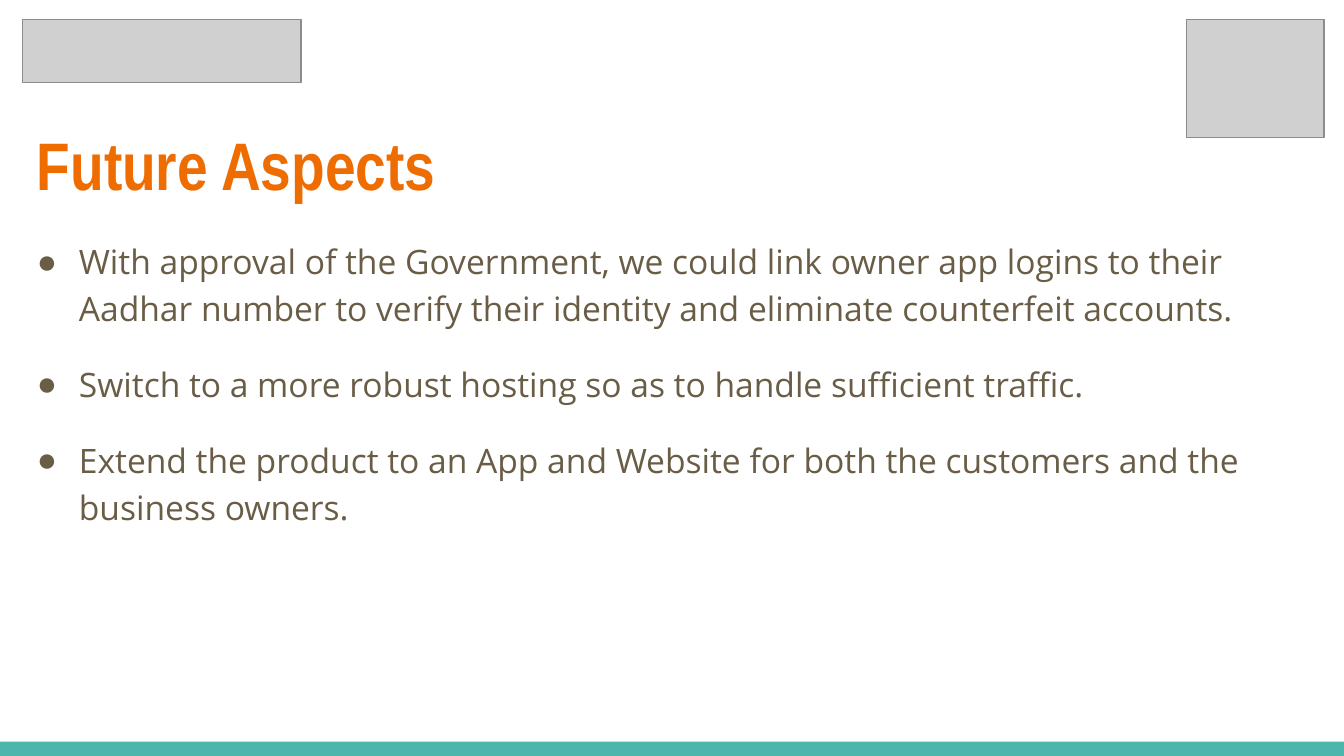
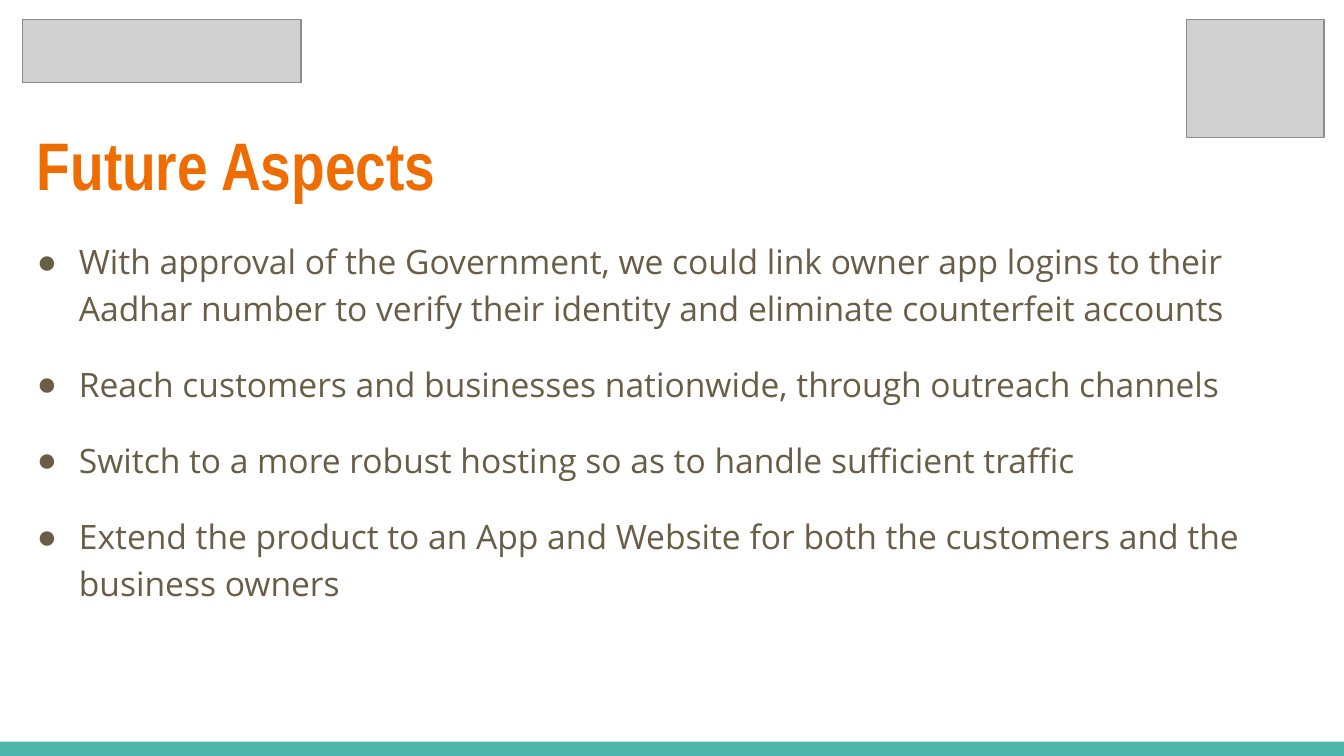
Before and after one commit to InternityFoundation/DaanCorona_1997, a slide deck: slide 11 of DaanCorona_1997_HackCovid-19_pitch_deck.pptx. Drawn at 1344x756 pixels with LibreOffice and Linux fonts; fonts in the diff are those of the drawing; grey boxes stand for pictures. Boxes give left, top, right and bottom in pixels: in the first picture for what was removed or moved away, otherwise in the second. Text is boxed around its words. In the diff, an @@ line names an element or a change of style, - is before the commit and + after.

```diff
--- a/DaanCorona_1997_HackCovid-19_pitch_deck.pptx
+++ b/DaanCorona_1997_HackCovid-19_pitch_deck.pptx
@@ text at box(79, 248, 1238, 597): text changed @@
-● With approval of the Government, we could link owner app logins to their Aadhar number to verify their identity and eliminate counterfeit accounts.
-● Switch to a more robust hosting so as to handle sufficient traffic.
-● Extend the product to an App and Website for both the customers and the business owners.
+● With approval of the Government, we could link owner app logins to their Aadhar number to verify their identity and eliminate counterfeit accounts
+● Reach customers and businesses nationwide, through outreach channels
+● Switch to a more robust hosting so as to handle sufficient traffic
+● Extend the product to an App and Website for both the customers and the business owners
```
Also in this commit, not shown: 5 other slides changed.
